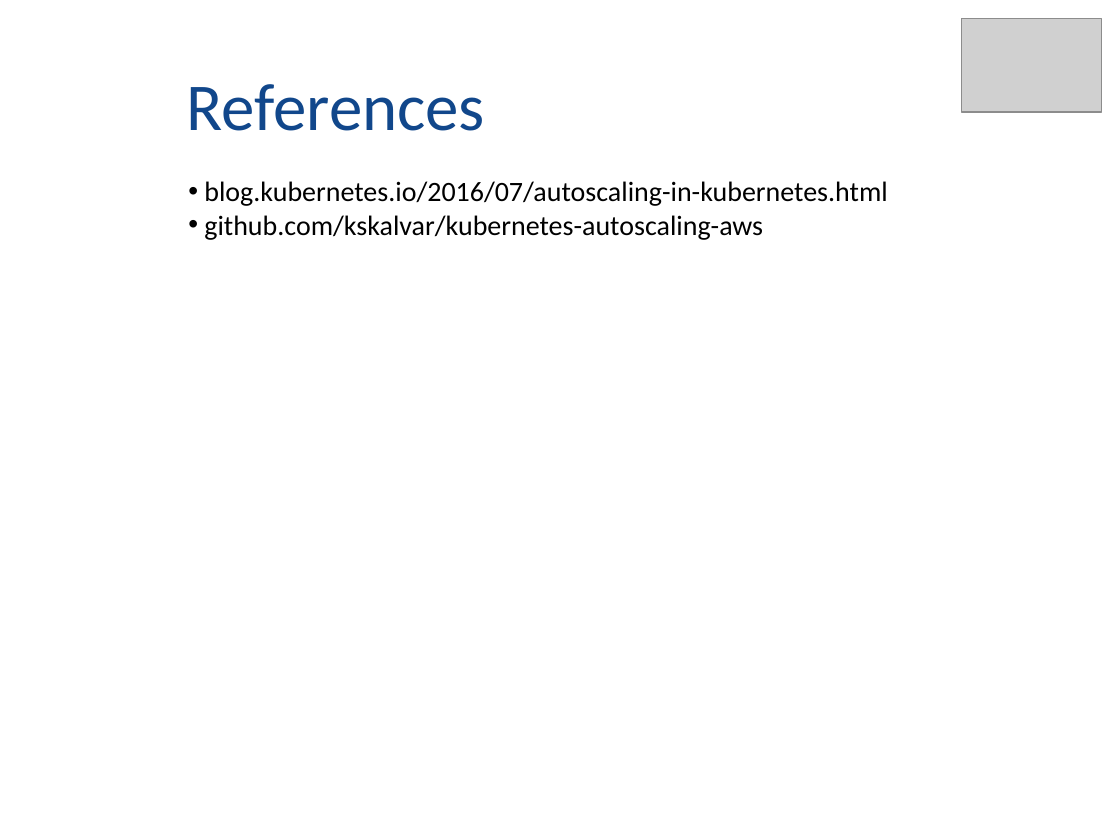
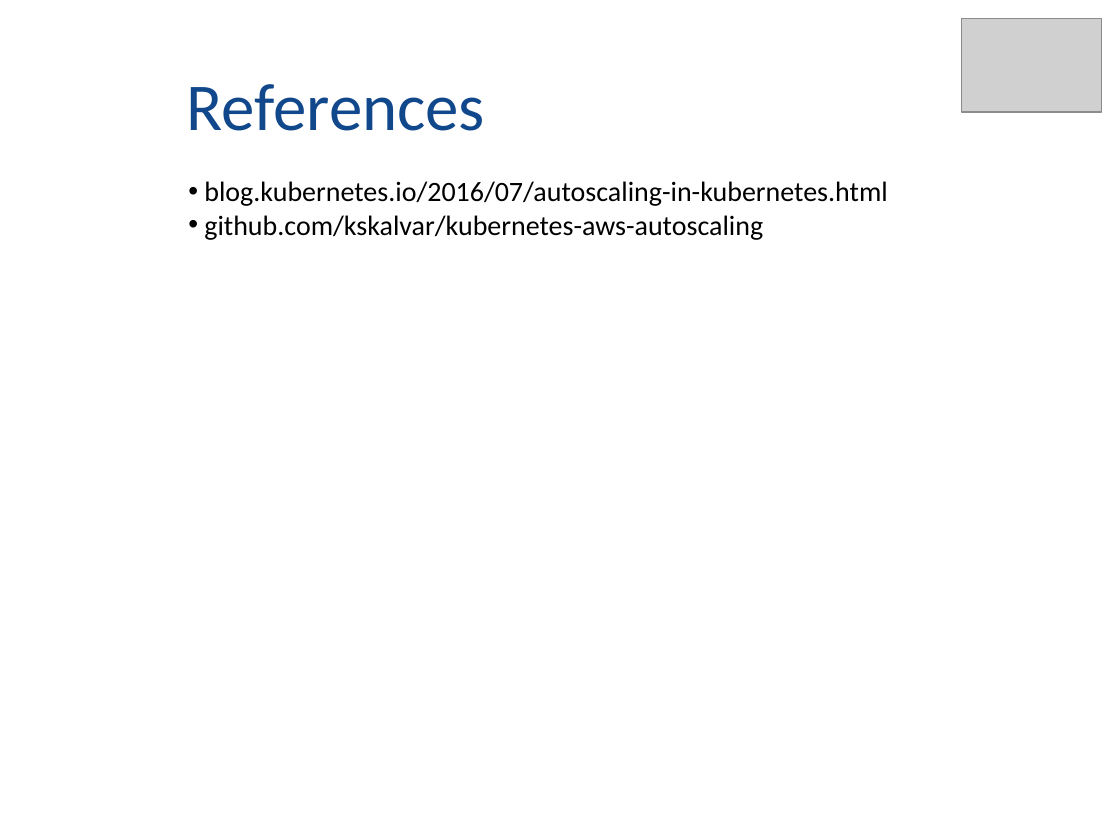
Before and after one commit to kskalvar/kubernetes-autoscaling-aws, a slide deck: slide 12 of docs/Kubernetes-Autoscaling-on-AWS.pptx. Drawn at 1120x840 pixels with LibreOffice and Linux fonts; fonts in the diff are those of the drawing; grey boxes stand for pictures. Boxes give left, top, right and bottom in pixels: in the first picture for what was removed or moved away, otherwise in the second. Text is boxed around its words. In the diff, an @@ line names an element or a change of style, - is before the commit and + after.

```diff
--- a/docs/Kubernetes-Autoscaling-on-AWS.pptx
+++ b/docs/Kubernetes-Autoscaling-on-AWS.pptx
@@ text at box(204, 215, 763, 240): text changed @@
-• github.com/kskalvar/kubernetes-autoscaling-aws
+• github.com/kskalvar/kubernetes-aws-autoscaling
```
Also in this commit, not shown: 2 other slides changed, 2 other files.
